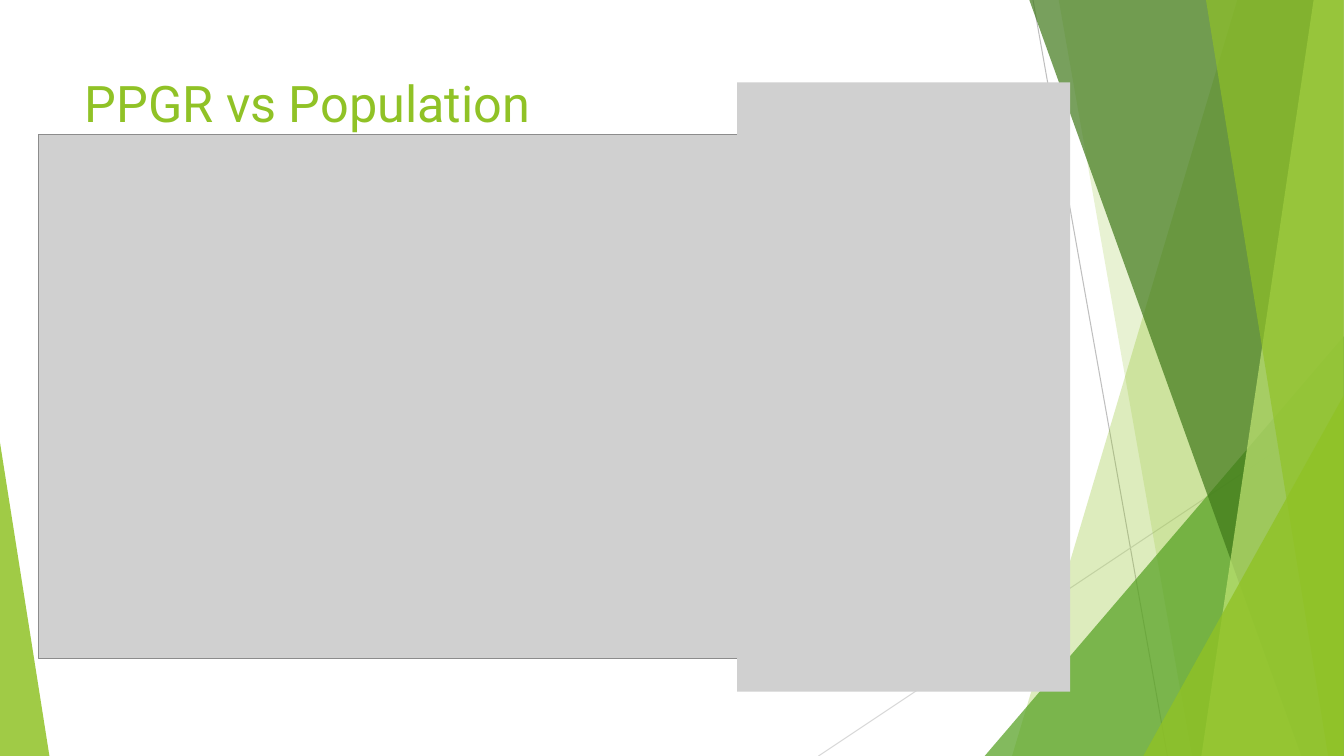
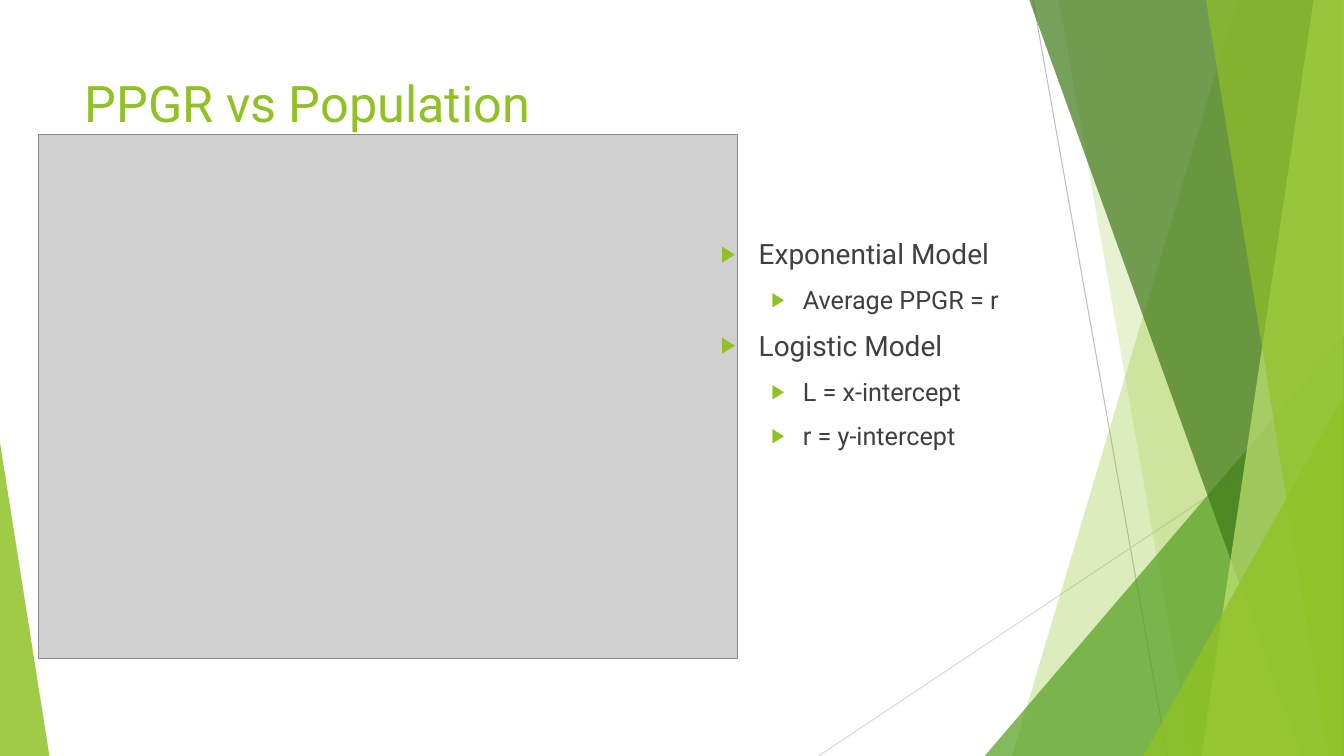
Before and after one commit to BananaBonanza/cwuMath475, a slide deck: slide 7 of PPGR_Presentation.pptx (slide 6 before the commit). Drawn at 1344x756 pixels with LibreOffice and Linux fonts; fonts in the diff are those of the drawing; grey boxes stand for pictures. Boxes give left, top, right and bottom in pixels: in the first picture for what was removed or moved away, otherwise in the second. Text is boxed around its words. In the diff, an @@ line names an element or a change of style, - is before the commit and + after.

```diff
--- a/PPGR_Presentation.pptx
+++ b/PPGR_Presentation.pptx
@@ picture removed at box(737, 83, 1070, 693) @@
@@ text added at box(759, 243, 999, 451), 18 pt, text #404040 @@
+▶ Exponential Model
+  ▶ Average PPGR = r
+▶ Logistic Model
+  ▶ L = x-intercept
+  ▶ r = y-intercept
```
Also in this commit, not shown: 4 other slides changed, 2 slides added, 1 slide removed, 5 other files.
